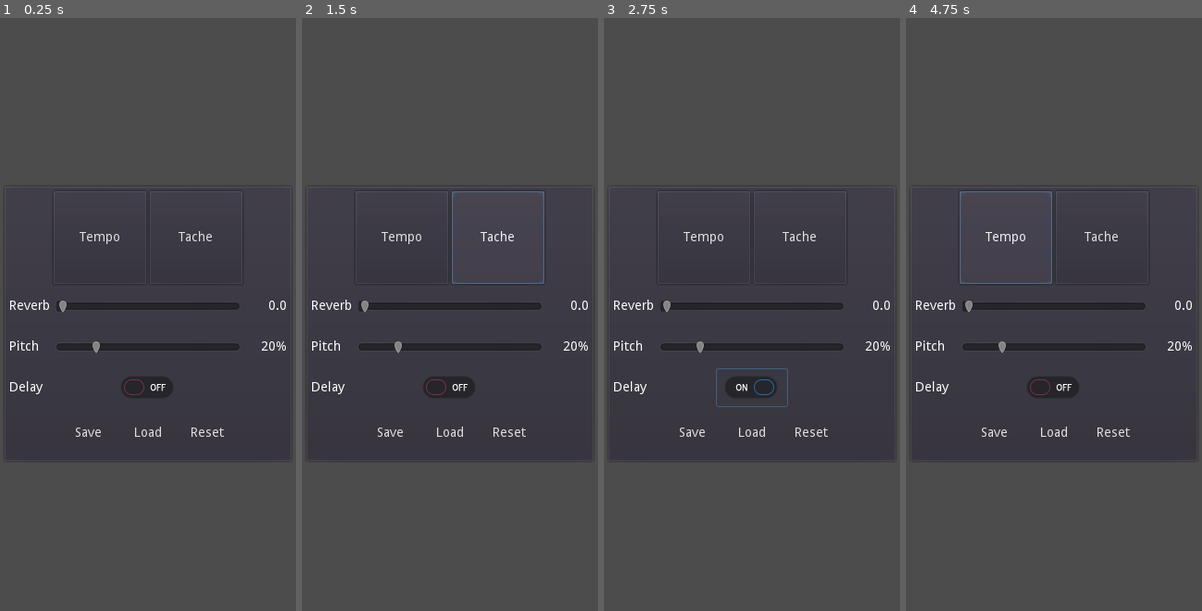
Above: before the commit, frames 1-4 (left to right).
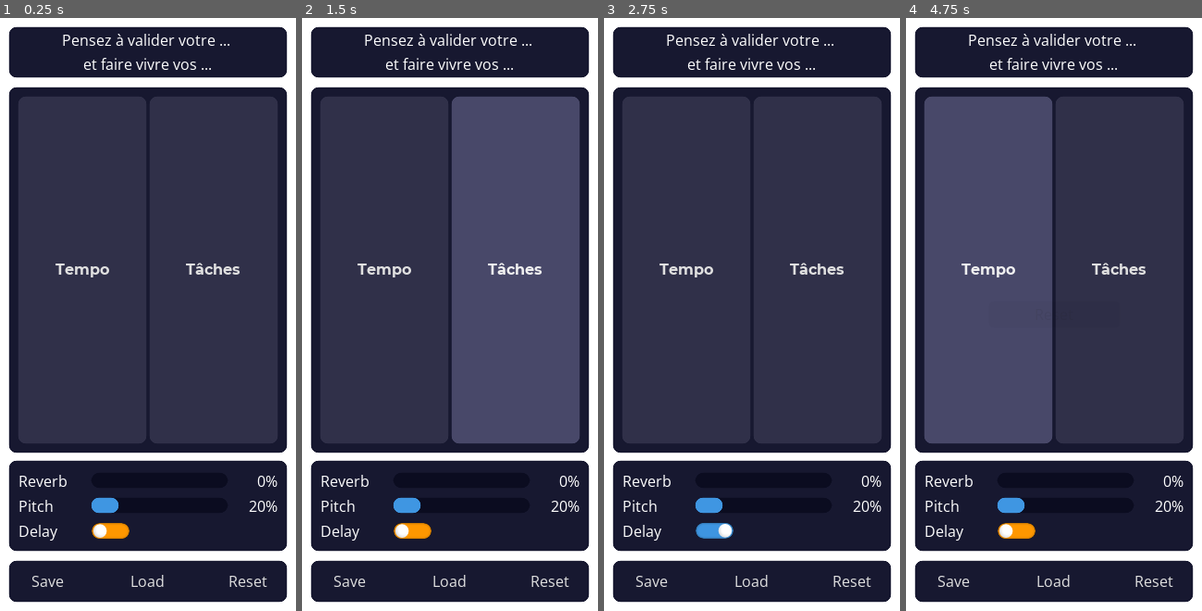
Above: after the commit, the same moments.

Repository: jferdelyi/TempoTaches
Game: Godot game, scene res://scenes/Main.tscn
Same seed, same stepped clock (60 frames per second), same inputs: the game is played once before the commit and once after it.
Inputs (mouse positions are in pixels of both pictures, inside the frame that each line leads up to; where the layout moved, square brackets give the same spot in the first picture):
- Up to frame 1 (0.25 s): no input
- Up to frame 2 (1.5 s): click (497, 237) at 0.5 s, where only the run before the commit has a clickable "Tache"; click (515, 267) at 1.25 s, where only the run after the commit has a clickable "Tâches"
- Up to frame 3 (2.75 s): click (716, 527) [752, 385] at 2 s
- Up to frame 4 (4.75 s): click "Reset" at 2.75 s; click "Tempo" at 3.5 s; click "Tempo" at 4.25 s

The runs differ from the first frame. In frame 1, 66% of the frame differs, in the area x 0-100%, y 0-100%; in frame 2, 82%; in frame 3, 66%; in frame 4, 82%.

Commit message:
V1.0

Diff:
--- /dev/null
+++ b/assets/fonts/Montserrat-Bold.tres
@@ -0,0 +1,9 @@
+[gd_resource type="DynamicFont" load_steps=2 format=2]
+
+[ext_resource path="res://assets/fonts/Montserrat-Bold.ttf" type="DynamicFontData" id=1]
+
+[resource]
+resource_local_to_scene = true
+use_mipmaps = true
+use_filter = true
+font_data = ExtResource( 1 )
--- /dev/null
+++ b/assets/fonts/OpenSans-Regular.tres
@@ -0,0 +1,9 @@
+[gd_resource type="DynamicFont" load_steps=2 format=2]
+
+[ext_resource path="res://assets/fonts/OpenSans-Regular.ttf" type="DynamicFontData" id=1]
+
+[resource]
+resource_local_to_scene = true
+use_mipmaps = true
+use_filter = true
+font_data = ExtResource( 1 )
--- a/project.godot
+++ b/project.godot
@@ -17,7 +17,7 @@
 "base": "Control",
 "class": "SaveLoadButtons",
 "language": "GDScript",
-"path": "res://scripts/SaveLoad.gd"
+"path": "res://scripts/SaveLoadButtons.gd"
 } ]
 _global_script_class_icons={
 "SaveLoad": "",
@@ -26,9 +26,9 @@
 
 [application]
 
-config/name="Tempo/Tâche"
+config/name="Tempo/Tâches"
 run/main_scene="res://scenes/Main.tscn"
-config/icon="res://logo_tempo_tache.png"
+config/icon="res://logo_tempo_taches.png"
 
 [display]
 
@@ -44,6 +44,30 @@
 
 common/drop_mouse_on_gui_input_disabled=true
 
+[importer_defaults]
+
+texture={
+"compress/bptc_ldr": 0,
+"compress/hdr_mode": 0,
+"compress/lossy_quality": 0.7,
+"compress/mode": 0,
+"compress/normal_map": 0,
+"detect_3d": false,
+"flags/anisotropic": true,
+"flags/filter": false,
+"flags/mipmaps": true,
+"flags/repeat": 0,
+"flags/srgb": 2,
+"process/HDR_as_SRGB": true,
+"process/fix_alpha_border": true,
+"process/invert_color": false,
+"process/normal_map_invert_y": false,
+"process/premult_alpha": true,
+"size_limit": 0,
+"stream": false,
+"svg/scale": 1.0
+}
+
 [physics]
 
 common/enable_pause_aware_picking=true
--- a/ressources/SaveLoad.gd
+++ b/ressources/SaveLoad.gd
@@ -22,8 +22,9 @@
 
 
 # Save data (return error code)
-func save_data() -> int:
-	return ResourceSaver.save(get_save_path(), self)
+func save_data() -> void:
+	if ResourceSaver.save(get_save_path(), self) != 0:
+		printerr("Error while saving data")
 
 
 # Save data and return if the ressource exists
--- a/scenes/Main.tscn
+++ b/scenes/Main.tscn
@@ -1,51 +1,95 @@
-[gd_scene load_steps=6 format=2]
+[gd_scene load_steps=9 format=2]
 
-[ext_resource path="res://scenes/Buttons.tscn" type="PackedScene" id=1]
+[ext_resource path="res://scenes/TempoTaches.tscn" type="PackedScene" id=1]
 [ext_resource path="res://scripts/Main.gd" type="Script" id=2]
 [ext_resource path="res://scenes/SaveLoadButtons.tscn" type="PackedScene" id=3]
 [ext_resource path="res://scenes/SoundEffectSlider.tscn" type="PackedScene" id=4]
-[ext_resource path="res://scenes/SoundEffectButton.tscn" type="PackedScene" id=5]
+[ext_resource path="res://scenes/SoundEffectToggle.tscn" type="PackedScene" id=5]
+[ext_resource path="res://theme.tres" type="Theme" id=6]
+[ext_resource path="res://scenes/Popup.tscn" type="PackedScene" id=7]
 
-[node name="Main" type="PanelContainer"]
+[sub_resource type="StyleBoxFlat" id=1]
+bg_color = Color( 1, 1, 1, 1 )
+
+[node name="Main" type="Panel"]
 anchor_left = 0.5
 anchor_top = 0.5
 anchor_right = 0.5
 anchor_bottom = 0.5
-margin_left = -157.0
-margin_top = -140.0
-margin_right = 157.0
-margin_bottom = 140.0
+margin_left = -160.0
+margin_top = -320.0
+margin_right = 160.0
+margin_bottom = 320.0
+size_flags_horizontal = 0
+size_flags_vertical = 0
+theme = ExtResource( 6 )
+custom_styles/panel = SubResource( 1 )
 script = ExtResource( 2 )
 
-[node name="UI" type="VBoxContainer" parent="."]
-margin_left = 7.0
-margin_top = 7.0
-margin_right = 307.0
-margin_bottom = 293.0
+[node name="HeaderPanel" type="Panel" parent="."]
+anchor_right = 1.0
+margin_left = 10.0
+margin_top = 10.0
+margin_right = -10.0
+margin_bottom = 64.0
 
-[node name="Buttons" parent="UI" instance=ExtResource( 1 )]
+[node name="Label" type="Label" parent="HeaderPanel"]
+anchor_right = 1.0
+anchor_bottom = 1.0
+text = "Pensez à valider votre ...
+et faire vivre vos ..."
+align = 1
+valign = 1
+
+[node name="MainPanel" type="Panel" parent="."]
+anchor_left = 0.5
+anchor_top = 0.5
+anchor_right = 0.5
+anchor_bottom = 0.5
+margin_left = -150.0
+margin_top = -245.0
+margin_right = 150.0
+margin_bottom = 149.0
+
+[node name="Buttons" parent="MainPanel" instance=ExtResource( 1 )]
+margin_left = 10.0
+margin_top = 10.0
+margin_right = -10.0
+margin_bottom = -10.0
+
+[node name="OptionsPanel" type="Panel" parent="."]
+anchor_left = 0.5
+anchor_top = 1.0
+anchor_right = 0.5
+anchor_bottom = 1.0
+margin_left = -150.0
+margin_top = -162.0
+margin_right = 150.0
+margin_bottom = -65.0
+
+[node name="UI" type="VBoxContainer" parent="OptionsPanel"]
+anchor_right = 1.0
+anchor_bottom = 1.0
+margin_left = 10.0
+margin_top = 10.0
+margin_right = -10.0
+margin_bottom = -10.0
+theme = ExtResource( 6 )
+
+[node name="Reverb" parent="OptionsPanel/UI" instance=ExtResource( 4 )]
 anchor_right = 0.0
-anchor_bottom = 0.0
-margin_right = 300.0
-margin_bottom = 100.0
-
-[node name="Reverb" parent="UI" instance=ExtResource( 4 )]
-anchor_right = 0.0
-anchor_bottom = 0.0
-margin_top = 104.0
-margin_right = 300.0
-margin_bottom = 144.0
+margin_right = 280.0
+margin_bottom = 23.0
 audio_effect_index = 1
 audio_property = "wet"
 audio_name = "Reverb"
 max_value = 0.2
 
-[node name="Pitch" parent="UI" instance=ExtResource( 4 )]
+[node name="Pitch" parent="OptionsPanel/UI" instance=ExtResource( 4 )]
 anchor_right = 0.0
-anchor_bottom = 0.0
-margin_top = 148.0
-margin_right = 300.0
-margin_bottom = 188.0
+margin_top = 27.0
+margin_right = 280.0
+margin_bottom = 50.0
 audio_effect_index = 3
 audio_property = "pitch_scale"
 audio_name = "Pitch"
@@ -53,24 +97,38 @@
 min_value = 0.75
 max_value = 2.0
 
-[node name="Delay" parent="UI" instance=ExtResource( 5 )]
+[node name="Delay" parent="OptionsPanel/UI" instance=ExtResource( 5 )]
 anchor_right = 0.0
 anchor_bottom = 0.0
-margin_top = 192.0
-margin_right = 300.0
-margin_bottom = 232.0
-rect_min_size = Vector2( 300, 40 )
+margin_top = 54.0
+margin_right = 280.0
+margin_bottom = 77.0
 audio_effect_index = 2
 audio_property = "feedback/active"
 audio_name = "Delay"
 
-[node name="SaveLoadButtons" parent="UI" instance=ExtResource( 3 )]
-anchor_right = 0.0
-anchor_bottom = 0.0
-margin_top = 236.0
-margin_right = 300.0
-margin_bottom = 286.0
+[node name="SavePanel" type="Panel" parent="."]
+anchor_left = 0.5
+anchor_top = 1.0
+anchor_right = 0.5
+anchor_bottom = 1.0
+margin_left = -150.0
+margin_top = -54.0
+margin_right = 150.0
+margin_bottom = -10.0
 
-[connection signal="load_pressed" from="UI/SaveLoadButtons" to="." method="_on_SaveLoadButtons_load_pressed"]
-[connection signal="reset_pressed" from="UI/SaveLoadButtons" to="." method="_on_SaveLoadButtons_reset_pressed"]
-[connection signal="save_pressed" from="UI/SaveLoadButtons" to="." method="_on_SaveLoadButtons_save_pressed"]
+[node name="SaveLoadButtons" parent="SavePanel" instance=ExtResource( 3 )]
+anchor_left = 0.5
+anchor_top = 0.5
+anchor_right = 0.5
+anchor_bottom = 0.5
+margin_left = -160.0
+margin_top = -25.0
+margin_right = 160.0
+margin_bottom = 25.0
+
+[node name="Popup" parent="." instance=ExtResource( 7 )]
+
+[connection signal="load_pressed" from="SavePanel/SaveLoadButtons" to="." method="_on_SaveLoadButtons_load_pressed"]
+[connection signal="reset_pressed" from="SavePanel/SaveLoadButtons" to="." method="_on_SaveLoadButtons_reset_pressed"]
+[connection signal="save_pressed" from="SavePanel/SaveLoadButtons" to="." method="_on_SaveLoadButtons_save_pressed"]
--- /dev/null
+++ b/scenes/Popup.tscn
@@ -0,0 +1,34 @@
+[gd_scene load_steps=3 format=2]
+
+[ext_resource path="res://scripts/Popup.gd" type="Script" id=1]
+
+[sub_resource type="StyleBoxFlat" id=2]
+bg_color = Color( 0, 0, 0, 0.392157 )
+corner_radius_top_left = 5
+corner_radius_top_right = 5
+corner_radius_bottom_right = 5
+corner_radius_bottom_left = 5
+
+[node name="Popup" type="Panel"]
+visible = false
+anchor_left = 0.5
+anchor_top = 0.5
+anchor_right = 0.5
+anchor_bottom = 0.5
+margin_left = -70.5
+margin_top = -14.0
+margin_right = 70.5
+margin_bottom = 14.0
+custom_styles/panel = SubResource( 2 )
+script = ExtResource( 1 )
+
+[node name="Label" type="Label" parent="."]
+anchor_right = 1.0
+anchor_bottom = 1.0
+text = "Saved"
+align = 1
+valign = 1
+
+[node name="PopupTween" type="Tween" parent="."]
+
+[connection signal="tween_completed" from="PopupTween" to="." method="_on_PopupTween_tween_completed"]
--- a/scenes/SaveLoadButtons.tscn
+++ b/scenes/SaveLoadButtons.tscn
@@ -1,6 +1,6 @@
 [gd_scene load_steps=2 format=2]
 
-[ext_resource path="res://scripts/SaveLoad.gd" type="Script" id=1]
+[ext_resource path="res://scripts/SaveLoadButtons.gd" type="Script" id=1]
 
 [node name="SaveLoadUI" type="HBoxContainer"]
 anchor_right = 1.0
@@ -11,26 +11,28 @@
 script = ExtResource( 1 )
 
 [node name="Save" type="Button" parent="."]
-margin_left = 66.0
-margin_right = 126.0
+margin_right = 104.0
 margin_bottom = 50.0
 rect_min_size = Vector2( 60, 30 )
+size_flags_horizontal = 3
 text = "Save"
 flat = true
 
 [node name="Load" type="Button" parent="."]
-margin_left = 130.0
-margin_right = 190.0
+margin_left = 108.0
+margin_right = 212.0
 margin_bottom = 50.0
 rect_min_size = Vector2( 60, 30 )
+size_flags_horizontal = 3
 text = "Load"
 flat = true
 
 [node name="Reset" type="Button" parent="."]
-margin_left = 194.0
-margin_right = 254.0
+margin_left = 216.0
+margin_right = 320.0
 margin_bottom = 50.0
 rect_min_size = Vector2( 60, 30 )
+size_flags_horizontal = 3
 text = "Reset"
 flat = true
 
--- a/scenes/SoundEffectButton.tscn
+++ /dev/null
@@ -1,34 +0,0 @@
-[gd_scene load_steps=2 format=2]
-
-[ext_resource path="res://scripts/SoundEffectButton.gd" type="Script" id=1]
-
-[node name="SoundEffectSlider" type="Control"]
-anchor_right = 1.0
-anchor_bottom = 1.0
-margin_top = 624.0
-rect_min_size = Vector2( 300, 16 )
-rect_pivot_offset = Vector2( 263, 481 )
-script = ExtResource( 1 )
-
-[node name="Name" type="Label" parent="."]
-anchor_top = 0.5
-anchor_bottom = 0.5
-margin_top = -7.0
-margin_right = 60.0
-margin_bottom = 7.0
-text = "Name"
-
-[node name="Button" type="CheckButton" parent="."]
-anchor_left = 0.5
-anchor_top = 0.5
-anchor_right = 0.5
-anchor_bottom = 0.5
-margin_left = -38.0
-margin_top = -20.0
-margin_right = 38.0
-margin_bottom = 20.0
-rect_min_size = Vector2( 0, 40 )
-align = 1
-icon_align = 1
-
-[connection signal="toggled" from="Button" to="." method="_on_Button_toggled"]
--- a/scenes/SoundEffectSlider.tscn
+++ b/scenes/SoundEffectSlider.tscn
@@ -2,43 +2,36 @@
 
 [ext_resource path="res://scripts/SoundEffectSlider.gd" type="Script" id=1]
 
-[node name="SoundEffectSlider" type="Control"]
+[node name="SoundEffectSlider" type="HBoxContainer"]
 anchor_right = 1.0
-anchor_bottom = 1.0
-margin_top = 609.0
-rect_min_size = Vector2( 300, 40 )
+margin_right = -112.0
+margin_bottom = 40.0
 rect_pivot_offset = Vector2( 263, 481 )
 script = ExtResource( 1 )
 
 [node name="Name" type="Label" parent="."]
-anchor_top = 0.5
-anchor_bottom = 0.5
-margin_top = -7.0
-margin_right = 60.0
-margin_bottom = 7.0
+margin_top = 13.0
+margin_right = 75.0
+margin_bottom = 27.0
+rect_min_size = Vector2( 75, 0 )
 text = "Name"
 
 [node name="Slider" type="HSlider" parent="."]
-anchor_left = 0.5
-anchor_top = 0.5
-anchor_right = 0.5
-anchor_bottom = 0.5
-margin_left = -100.0
-margin_top = -8.0
-margin_right = 100.0
-margin_bottom = 8.0
-rect_min_size = Vector2( 200, 0 )
+margin_left = 79.0
+margin_right = 154.0
+margin_bottom = 40.0
+rect_min_size = Vector2( 75, 0 )
+size_flags_horizontal = 3
+size_flags_vertical = 3
 max_value = 0.25
 step = 0.01
 
 [node name="Value" type="Label" parent="."]
-anchor_left = 1.0
-anchor_top = 0.5
-anchor_right = 1.0
-anchor_bottom = 0.5
-margin_left = -60.0
-margin_top = -7.0
-margin_bottom = 7.0
+margin_left = 158.0
+margin_top = 13.0
+margin_right = 208.0
+margin_bottom = 27.0
+rect_min_size = Vector2( 50, 0 )
 text = "0.0"
 align = 2
 
--- /dev/null
+++ b/scenes/SoundEffectToggle.tscn
@@ -0,0 +1,27 @@
+[gd_scene load_steps=2 format=2]
+
+[ext_resource path="res://scripts/SoundEffectToggle.gd" type="Script" id=1]
+
+[node name="SoundEffectSlider" type="HBoxContainer"]
+anchor_right = 1.0
+anchor_bottom = 1.0
+margin_bottom = -600.0
+rect_pivot_offset = Vector2( 263, 481 )
+script = ExtResource( 1 )
+
+[node name="Name" type="Label" parent="."]
+margin_top = 13.0
+margin_right = 75.0
+margin_bottom = 27.0
+rect_min_size = Vector2( 75, 0 )
+text = "Name"
+
+[node name="Button" type="CheckButton" parent="."]
+margin_left = 79.0
+margin_right = 155.0
+margin_bottom = 40.0
+size_flags_horizontal = 0
+size_flags_vertical = 3
+flat = true
+
+[connection signal="toggled" from="Button" to="." method="_on_Button_toggled"]
--- a/scenes/Buttons.tscn
+++ b/scenes/TempoTaches.tscn
@@ -1,37 +1,42 @@
-[gd_scene load_steps=4 format=2]
+[gd_scene load_steps=5 format=2]
 
 [ext_resource path="res://assets/audio/Tempo.wav" type="AudioStream" id=1]
-[ext_resource path="res://assets/audio/Tache.wav" type="AudioStream" id=2]
-[ext_resource path="res://scripts/Buttons.gd" type="Script" id=3]
+[ext_resource path="res://assets/audio/Taches.wav" type="AudioStream" id=2]
+[ext_resource path="res://scripts/TempoTaches.gd" type="Script" id=3]
+[ext_resource path="res://assets/fonts/Montserrat-Bold.tres" type="DynamicFont" id=4]
 
 [node name="Buttons" type="HBoxContainer"]
 anchor_right = 1.0
 anchor_bottom = 1.0
 margin_bottom = -540.0
+rect_min_size = Vector2( 200, 100 )
 alignment = 1
 script = ExtResource( 3 )
 
 [node name="Tempo" type="Button" parent="."]
-margin_left = 58.0
 margin_right = 158.0
 margin_bottom = 100.0
 rect_min_size = Vector2( 100, 100 )
+size_flags_horizontal = 3
+custom_fonts/font = ExtResource( 4 )
 text = "Tempo"
 
 [node name="TempoSound" type="AudioStreamPlayer2D" parent="Tempo"]
 position = Vector2( -57, -270 )
 stream = ExtResource( 1 )
 
-[node name="Tache" type="Button" parent="."]
+[node name="Taches" type="Button" parent="."]
 margin_left = 162.0
-margin_right = 262.0
+margin_right = 320.0
 margin_bottom = 100.0
 rect_min_size = Vector2( 100, 100 )
-text = "Tache"
+size_flags_horizontal = 3
+custom_fonts/font = ExtResource( 4 )
+text = "Tâches"
 
-[node name="TacheSound" type="AudioStreamPlayer2D" parent="Tache"]
+[node name="TachesSound" type="AudioStreamPlayer2D" parent="Taches"]
 position = Vector2( -161, -270 )
 stream = ExtResource( 2 )
 
 [connection signal="pressed" from="Tempo" to="." method="_on_Tempo_pressed"]
-[connection signal="pressed" from="Tache" to="." method="_on_Tache_pressed"]
+[connection signal="pressed" from="Taches" to="." method="_on_Taches_pressed"]
--- a/scripts/Main.gd
+++ b/scripts/Main.gd
@@ -1,15 +1,17 @@
 # Game main
 #
 # Used to manage save and load data
-extends PanelContainer
+extends Control
 
 
 # Private variables
 var _save := SaveLoad.new()
 
-onready var _reverb : Control = $UI/Reverb
-onready var _pitch : Control = $UI/Pitch
-onready var _delay : Control = $UI/Delay
+onready var _reverb : HBoxContainer = $OptionsPanel/UI/Reverb
+onready var _pitch : HBoxContainer = $OptionsPanel/UI/Pitch
+onready var _delay : HBoxContainer = $OptionsPanel/UI/Delay
+
+onready var _popup : Panel = $Popup
 
 
 # Load data
@@ -18,6 +20,7 @@
 	_reverb.set_value(_save.reverb_value)
 	_pitch.set_value(_save.pitch_value)
 	_delay.set_value(_save.delay_value)
+	_popup.start("Loaded")
 
 
 # Save data
@@ -25,8 +28,8 @@
 	_save.reverb_value = _reverb.get_value()
 	_save.pitch_value = _pitch.get_value()
 	_save.delay_value = _delay.get_value()
-	if _save.save_data() != 0:
-		printerr("Error during loading data")
+	_save.save_data()
+	_popup.start("Saved")
 
 
 # Reset default value
@@ -34,3 +37,4 @@
 	_reverb.reset_value()
 	_pitch.reset_value()
 	_delay.reset_value()
+	_popup.start("Reset")
--- /dev/null
+++ b/scripts/Popup.gd
@@ -0,0 +1,64 @@
+extends Panel
+
+
+# Constantes
+const ANIMATION_DURATION = 1.0 #sec
+
+
+# Privates
+var _start_color : Color
+var _popup_in : bool = true
+var _lable_in : bool = true
+
+onready var _pop_tween : Tween = $PopupTween
+onready var _label : Label = $Label
+onready var _style : StyleBoxFlat = get("custom_styles/panel")
+onready var _default_color : Color = _style.get_bg_color()
+onready var _default_text_color : Color = Color.white
+
+
+# Set the start color with alpha = 0
+func _ready() -> void:
+	_start_color = _default_color
+	_start_color.a = 0
+
+
+# Stop animation
+func _stop() -> void:
+	_popup_in = false;
+	_lable_in = false;
+	if not _pop_tween.stop_all():
+		printerr("Error when stopping the popup animation")
+	hide()
+	set_process(false)
+
+
+# Start animation and set the label text
+func start(text : String) -> void:
+	if _pop_tween.is_active():
+		_stop()
+	_label.text = text
+	_popup_in = true;
+	_lable_in = true;
+	if not _pop_tween.interpolate_property(_style, "bg_color", _start_color, _default_color, ANIMATION_DURATION, Tween.TRANS_LINEAR, Tween.EASE_IN):
+		printerr("Error when adding in an interpolate animation for bg_color")
+	if not _pop_tween.interpolate_property(_label, "custom_colors/font_color", _start_color, _default_text_color, ANIMATION_DURATION, Tween.TRANS_LINEAR, Tween.EASE_IN):
+		printerr("Error when adding in an interpolate animation for custom_colors/font_color")
+	if not _pop_tween.start():
+		printerr("Error when starting the popup animation")
+	set_process(true)
+	show()
+
+
+# Tween callback
+func _on_PopupTween_tween_completed(__: Object, key: NodePath) -> void:
+	if key == ":bg_color":
+		if _popup_in:
+			_popup_in = false;
+			if not _pop_tween.interpolate_property(_style, "bg_color", _default_color, _start_color, ANIMATION_DURATION, Tween.TRANS_LINEAR, Tween.EASE_IN):
+				printerr("Error when adding out an interpolate animation for bg_color")
+	elif key == ":custom_colors/font_color":
+		if _lable_in:
+			_lable_in = false;
+			if not _pop_tween.interpolate_property(_label, "custom_colors/font_color", _default_text_color, _start_color, ANIMATION_DURATION, Tween.TRANS_LINEAR, Tween.EASE_IN):
+				printerr("Error when adding out an interpolate animation for custom_colors/font_color")
--- a/scripts/SaveLoad.gd
+++ b/scripts/SaveLoadButtons.gd
@@ -1,6 +1,9 @@
 # Save and load the game using the text or binary resource format
 #
-# This approach is unsafe if players download completed save games from the web
+# I prefer this method for signal propagation instead of
+# save_button.connect("pressed", self, "emit_signal", ["save_pressed"])
+# Because there is no warning and I think it's cleaner.
+# Performance should be the same
 class_name SaveLoadButtons
 extends Control
 
--- a/scripts/SoundEffectSlider.gd
+++ b/scripts/SoundEffectSlider.gd
@@ -29,6 +29,8 @@
 	_name_label.text = audio_name
 	_slider.min_value = min_value
 	_slider.max_value = max_value
+	if _slider.value == default_value:
+		_on_Slider_value_changed(default_value)
 	set_value(default_value)
 
 
--- a/scripts/Buttons.gd
+++ b/scripts/TempoTaches.gd
@@ -1,11 +1,11 @@
 # Sound buttons
 #
-# Not really reusable buttons, use to play Tempo/Tache
+# Not really reusable buttons, use to play Tempo/Taches
 extends HBoxContainer
 
 
 # Private variables
-onready var _tache_sound : AudioStreamPlayer2D = $Tache/TacheSound
+onready var _taches_sound : AudioStreamPlayer2D = $Taches/TachesSound
 onready var _tempo_sound : AudioStreamPlayer2D = $Tempo/TempoSound
 
 
@@ -14,6 +14,6 @@
 	_tempo_sound.play()
 
 
-# Play tache when the button tache is pressed
-func _on_Tache_pressed() -> void:
-	_tache_sound.play()
+# Play taches when the button taches is pressed
+func _on_Taches_pressed() -> void:
+	_taches_sound.play()
--- /dev/null
+++ b/theme.tres
@@ -0,0 +1,124 @@
+[gd_resource type="Theme" load_steps=19 format=2]
+
+[ext_resource path="res://assets/fonts/OpenSans-Regular.ttf" type="DynamicFontData" id=1]
+[ext_resource path="res://assets/fonts/OpenSans-Regular.tres" type="DynamicFont" id=2]
+[ext_resource path="res://assets/ui/OFF(enabled).png" type="Texture" id=3]
+[ext_resource path="res://assets/ui/ON(disabled).png" type="Texture" id=4]
+[ext_resource path="res://assets/ui/ON(enabled).png" type="Texture" id=5]
+[ext_resource path="res://assets/ui/OFF(disabled).png" type="Texture" id=6]
+
+[sub_resource type="StyleBoxEmpty" id=6]
+
+[sub_resource type="StyleBoxFlat" id=3]
+bg_color = Color( 0.282353, 0.282353, 0.411765, 1 )
+corner_radius_top_left = 8
+corner_radius_top_right = 8
+corner_radius_bottom_right = 8
+corner_radius_bottom_left = 8
+
+[sub_resource type="StyleBoxFlat" id=4]
+bg_color = Color( 0.188235, 0.188235, 0.286275, 1 )
+corner_radius_top_left = 8
+corner_radius_top_right = 8
+corner_radius_bottom_right = 8
+corner_radius_bottom_left = 8
+
+[sub_resource type="StyleBoxFlat" id=5]
+bg_color = Color( 0.0352941, 0.0392157, 0.12549, 1 )
+corner_radius_top_left = 8
+corner_radius_top_right = 8
+corner_radius_bottom_right = 8
+corner_radius_bottom_left = 8
+
+[sub_resource type="ImageTexture" id=11]
+
+[sub_resource type="StyleBoxFlat" id=12]
+bg_color = Color( 0.247059, 0.588235, 0.886275, 1 )
+corner_radius_top_left = 8
+corner_radius_top_right = 8
+corner_radius_bottom_right = 8
+corner_radius_bottom_left = 8
+
+[sub_resource type="StyleBoxFlat" id=13]
+bg_color = Color( 0.458824, 0.745098, 1, 1 )
+corner_radius_top_left = 8
+corner_radius_top_right = 8
+corner_radius_bottom_right = 8
+corner_radius_bottom_left = 8
+
+[sub_resource type="StyleBoxFlat" id=10]
+bg_color = Color( 0.0431373, 0.0470588, 0.12549, 1 )
+border_width_left = 8
+border_width_top = 8
+border_width_right = 8
+border_width_bottom = 8
+border_color = Color( 0.0431373, 0.0470588, 0.12549, 1 )
+corner_radius_top_left = 8
+corner_radius_top_right = 8
+corner_radius_bottom_right = 8
+corner_radius_bottom_left = 8
+
+[sub_resource type="StyleBoxFlat" id=9]
+draw_center = false
+border_width_left = 2
+border_width_top = 2
+border_width_right = 2
+border_width_bottom = 2
+border_color = Color( 0.133333, 0.592157, 0.917647, 1 )
+corner_radius_top_left = 8
+corner_radius_top_right = 8
+corner_radius_bottom_right = 8
+corner_radius_bottom_left = 8
+expand_margin_left = 1.0
+expand_margin_right = 1.0
+expand_margin_top = 1.0
+expand_margin_bottom = 1.0
+
+[sub_resource type="StyleBoxFlat" id=8]
+content_margin_left = 12.0
+content_margin_right = 12.0
+content_margin_top = 2.0
+content_margin_bottom = 2.0
+bg_color = Color( 0.0431373, 0.0470588, 0.12549, 1 )
+corner_radius_top_left = 8
+corner_radius_top_right = 8
+corner_radius_bottom_right = 8
+corner_radius_bottom_left = 8
+
+[sub_resource type="StyleBoxFlat" id=2]
+bg_color = Color( 0.0901961, 0.0941176, 0.188235, 1 )
+corner_radius_top_left = 8
+corner_radius_top_right = 8
+corner_radius_bottom_right = 8
+corner_radius_bottom_left = 8
+
+[sub_resource type="DynamicFont" id=7]
+size = 24
+use_mipmaps = true
+use_filter = true
+font_data = ExtResource( 1 )
+
+[resource]
+default_font = ExtResource( 2 )
+Button/styles/focus = SubResource( 6 )
+Button/styles/hover = SubResource( 3 )
+Button/styles/normal = SubResource( 4 )
+Button/styles/pressed = SubResource( 5 )
+CheckButton/icons/off = ExtResource( 3 )
+CheckButton/icons/off_disabled = ExtResource( 6 )
+CheckButton/icons/on = ExtResource( 5 )
+CheckButton/icons/on_disabled = ExtResource( 4 )
+HSlider/icons/grabber = SubResource( 11 )
+HSlider/icons/grabber_disabled = SubResource( 11 )
+HSlider/icons/grabber_highlight = SubResource( 11 )
+HSlider/icons/tick = SubResource( 11 )
+HSlider/styles/grabber_area = SubResource( 12 )
+HSlider/styles/grabber_area_highlight = SubResource( 13 )
+HSlider/styles/slider = SubResource( 10 )
+LineEdit/styles/focus = SubResource( 9 )
+LineEdit/styles/normal = SubResource( 8 )
+Panel/styles/panel = SubResource( 2 )
+PanelContainer/styles/panel = SubResource( 2 )
+RichTextLabel/fonts/bold_font = SubResource( 7 )
+RichTextLabel/fonts/italics_font = SubResource( 7 )
+RichTextLabel/fonts/normal_font = SubResource( 7 )
Not shown, changed: assets/audio/Taches.wav.import
Binary file added: assets/fonts/Montserrat-Bold.ttf
Binary file added: assets/fonts/OpenSans-Regular.ttf
Binary file added: assets/ui/OFF(disabled).png
Not shown, changed: assets/ui/OFF(disabled).png.import
Binary file added: assets/ui/OFF(enabled).png
Not shown, changed: assets/ui/OFF(enabled).png.import
Binary file added: assets/ui/ON(disabled).png
Not shown, added: assets/ui/ON(disabled).png.import
Binary file added: assets/ui/ON(enabled).png
Not shown, added: assets/ui/ON(enabled).png.import
Renamed: logo_tempo_tache.png -> logo_tempo_taches.png
(and 5 more such lines)
